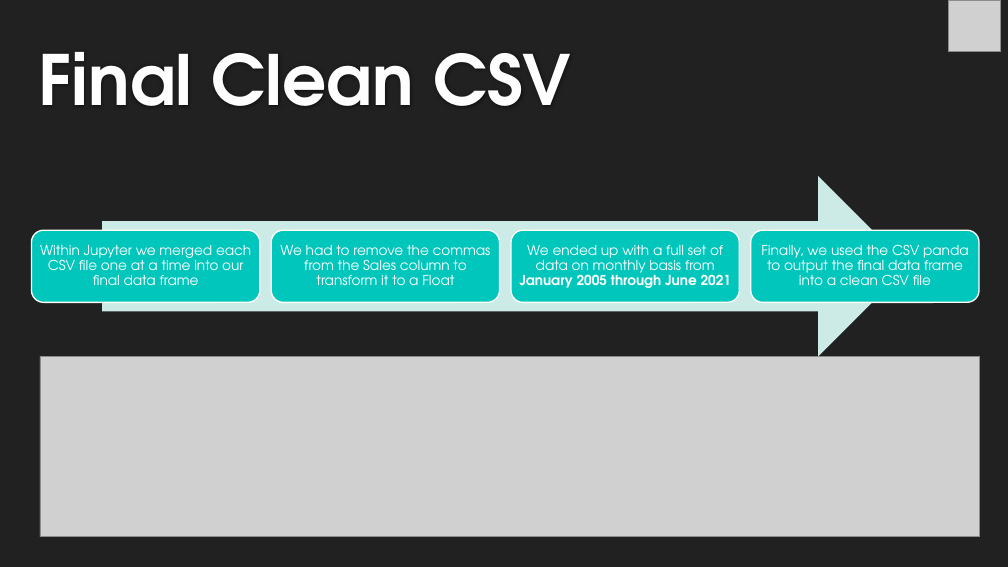
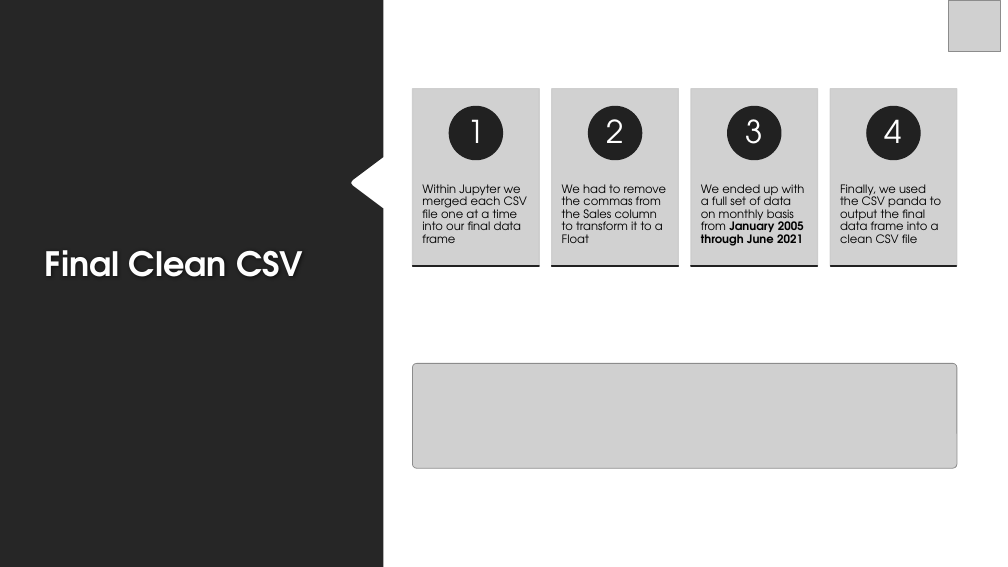
Before and after one commit to michelleherman13/auto-sales, a slide deck: slide 7 of Presentation/Auto_sales_sam.pptx. Drawn at 1008x567 pixels with LibreOffice and Linux fonts; fonts in the diff are those of the drawing; grey boxes stand for pictures; background and template pictures are left out. Boxes give left, top, right and bottom in pixels: in the first picture for what was removed or moved away, otherwise in the second. Text is boxed around its words. In the diff, an @@ line names an element or a change of style, - is before the commit and + after.

```diff
--- a/Presentation/Auto_sales_sam.pptx
+++ b/Presentation/Auto_sales_sam.pptx
@@ background #212121 to #FFFFFF @@
@@ freeform shape added at (x1=0, y1=0, x2=383, y2=567), fill #262626 @@
@@ title "Final Clean CSV" at (x1=45, y1=250, x2=303, y2=277): size 66 to 32 pt; vertical alignment bottom to middle @@
@@ text "Within Jupyter we merged each ..." moved from (x1=40, y1=245, x2=251, y2=285) to (x1=422, y1=184, x2=527, y2=243) @@
@@ size 13 to 11 pt, text colour #FFFFFF to #000000; alignment centre to left; vertical alignment middle to top in 4 elements at (x1=840, y1=184, x2=941, y2=243), (x1=701, y1=184, x2=805, y2=246), (x1=422, y1=184, x2=527, y2=243), (x1=562, y1=184, x2=666, y2=243) @@
@@ text "We had to remove the ..." moved from (x1=280, y1=245, x2=491, y2=285) to (x1=562, y1=184, x2=666, y2=243) @@
@@ text "We ended up with a ..." moved from (x1=519, y1=245, x2=732, y2=288) to (x1=701, y1=184, x2=805, y2=246) @@
@@ text "Finally, we used the CSV ..." moved from (x1=761, y1=244, x2=969, y2=285) to (x1=840, y1=184, x2=941, y2=243) @@
@@ group removed at (x1=32, y1=176, x2=979, y2=357): 4 rounded rectangles, 1 right arrow @@
@@ group added at (x1=413, y1=88, x2=957, y2=266): 8 rectangles, 4 ellipses, 4 texts @@
+1
+2
+3
+4
@@ picture resized from (x1=40, y1=357, x2=980, y2=538) to (x1=413, y1=364, x2=957, y2=469) @@
```
Also in this commit, not shown: 1 other slide changed, 4 other files.
